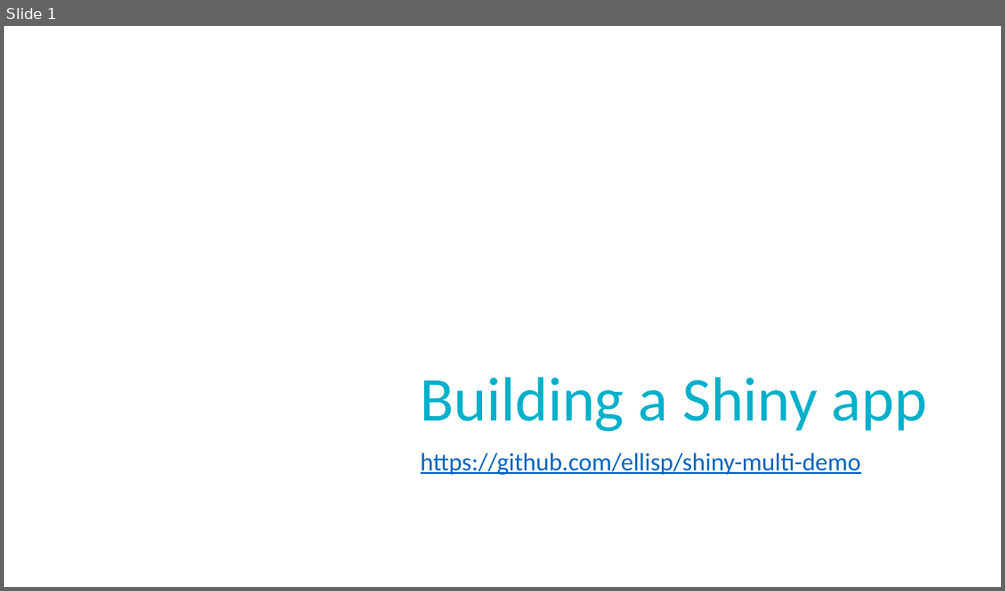
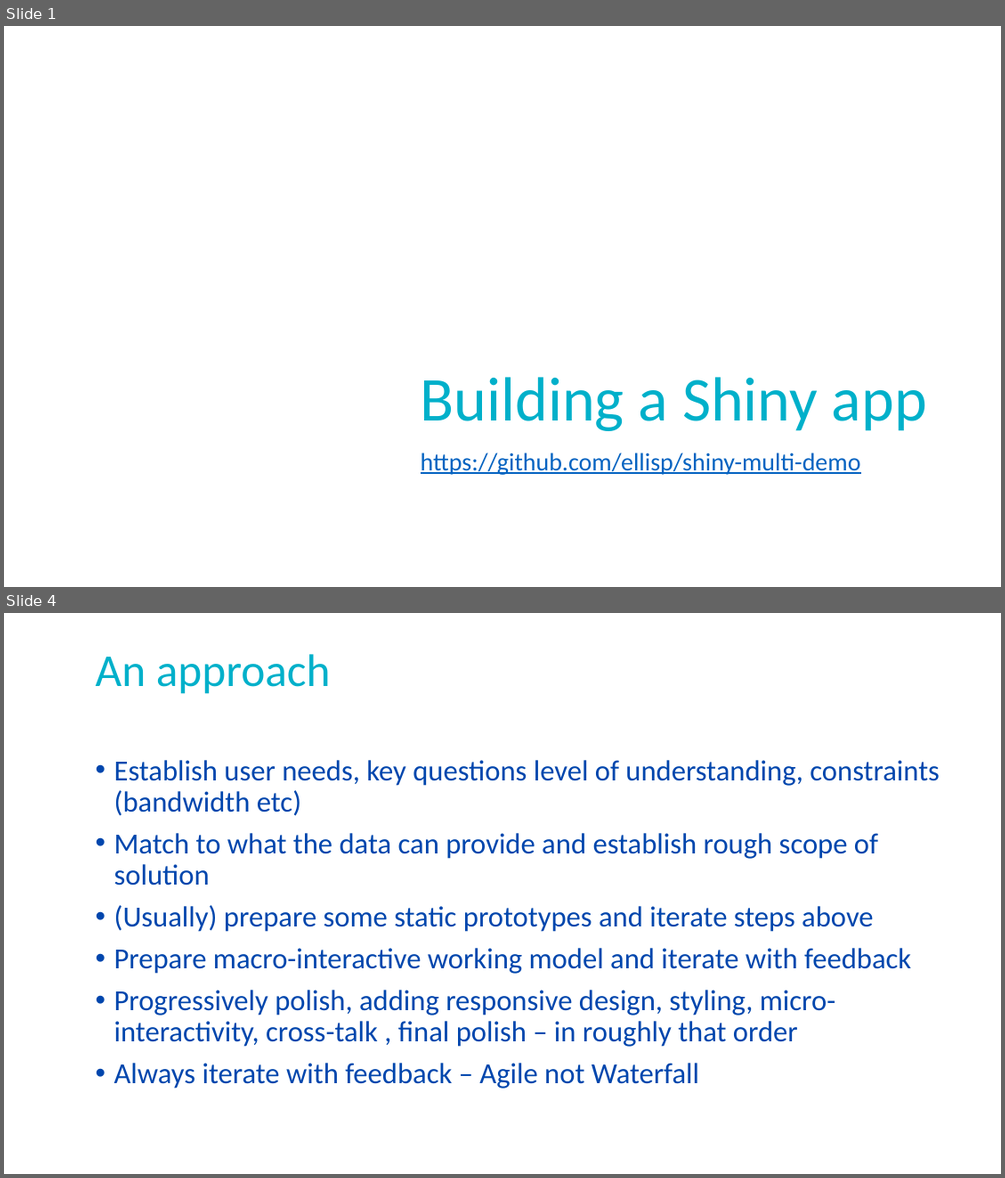
Before and after one commit to ellisp/shiny-multi-demo, a slide deck: doc/Building a Shiny app.pptx. Shown one above the other, each under a label of ours: slide 1 before the commit, slides 1 and 4 after it; the slides between them are not shown. The pictures are 1005x591 and 1005x1178 pixels, drawn with LibreOffice and Linux fonts; fonts in the diff are those of the drawing; background and template pictures are left out. Boxes give left, top, right and bottom in pixels: in the first picture for what was removed or moved away, otherwise in the second. Text is boxed around its words. In the diff, an @@ line names an element or a change of style, - is before the commit and + after.

```diff
--- a/doc/Building a Shiny app.pptx
+++ b/doc/Building a Shiny app.pptx
@@ slide 4 added at box(4, 613, 1001, 1174), background picture (left out) @@
@@ title added at box(96, 654, 331, 694), 44 pt, text #00B0CA @@
+An approach
@@ text added at box(114, 760, 938, 1088), 28 pt, text #0046AD @@
+• Establish user needs, key questions level of understanding, constraints (bandwidth etc)
+• Match to what the data can provide and establish rough scope of solution
+• (Usually) prepare some static prototypes and iterate steps above
+• Prepare macro-interactive working model and iterate with feedback
+• Progressively polish, adding responsive design, styling, micro-interactivity, cross-talk , final polish – in roughly that order
+• Always iterate with feedback – Agile not Waterfall
```
Also in this commit, not shown: 2 slides changed, 1 other slide added.
